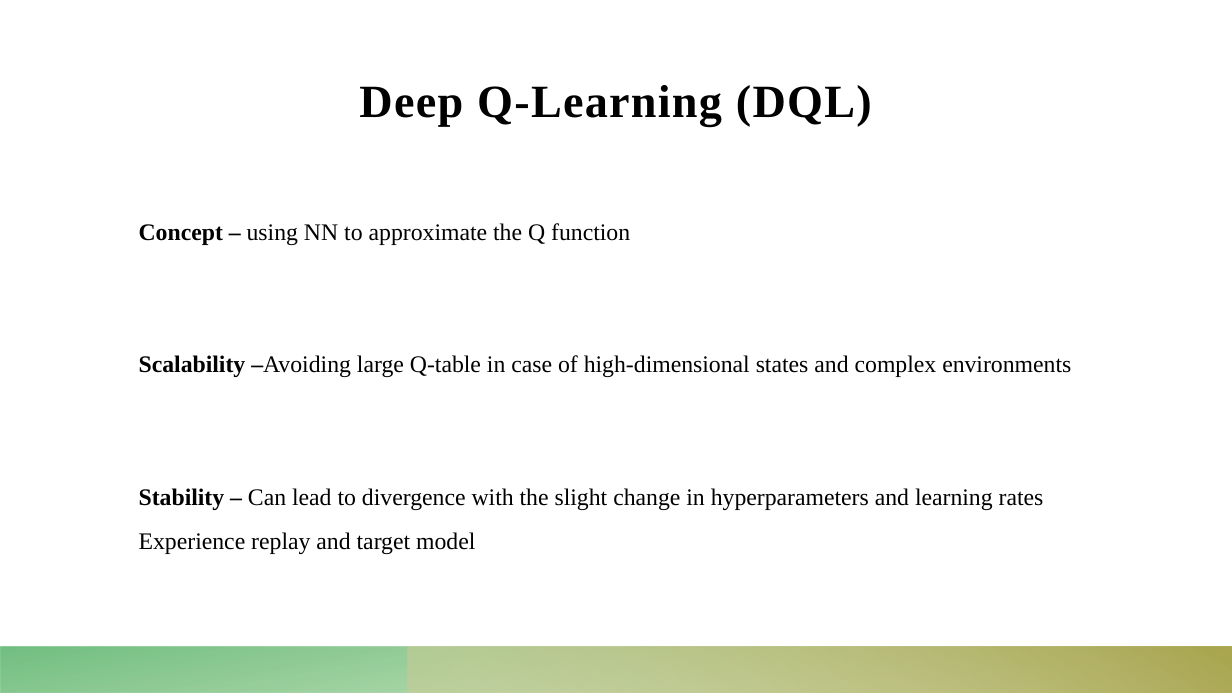
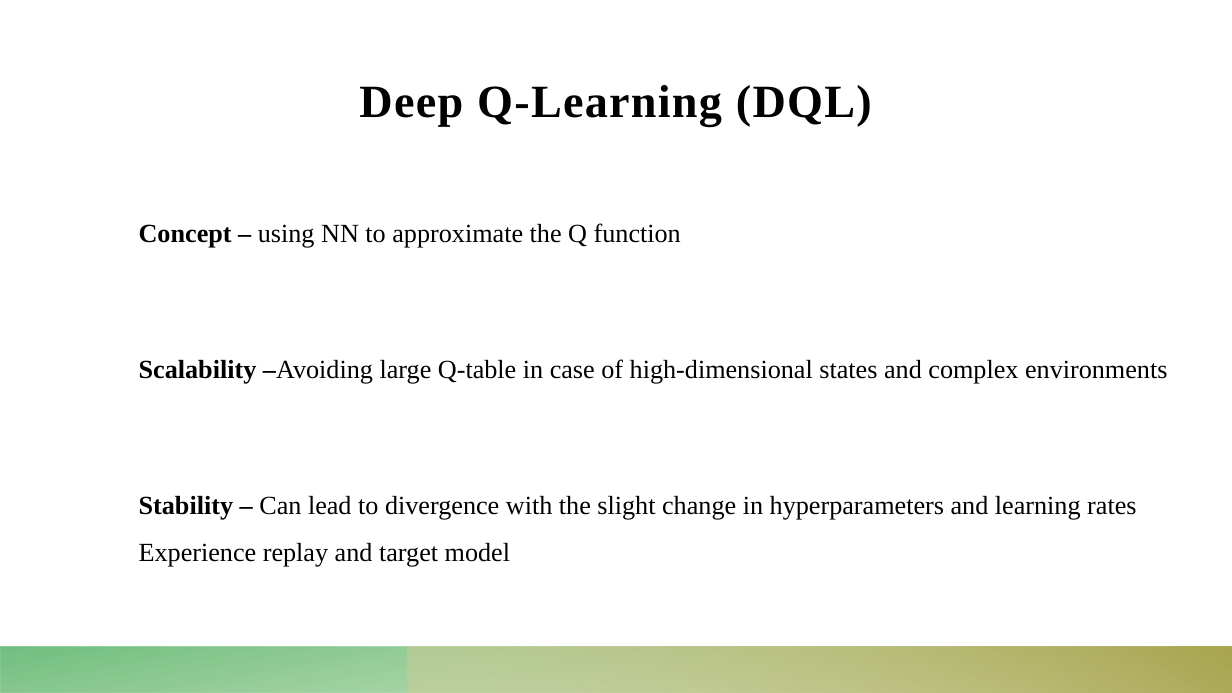
Before and after one commit to Dekel23/Sokoban-DRL, a slide deck: slide 8 of presentation.pptx. Drawn at 1232x693 pixels with LibreOffice and Linux fonts; fonts in the diff are those of the drawing. Boxes give left, top, right and bottom in pixels: in the first picture for what was removed or moved away, otherwise in the second. Text is boxed around its words. In the diff, an @@ line names an element or a change of style, - is before the commit and + after.

```diff
--- a/presentation.pptx
+++ b/presentation.pptx
@@ text "Concept – using NN to ..." at [139,223,1167,567]: size 18.5 to 20.4 pt @@
```
Also in this commit, not shown: 6 slides added, 10 other files.
